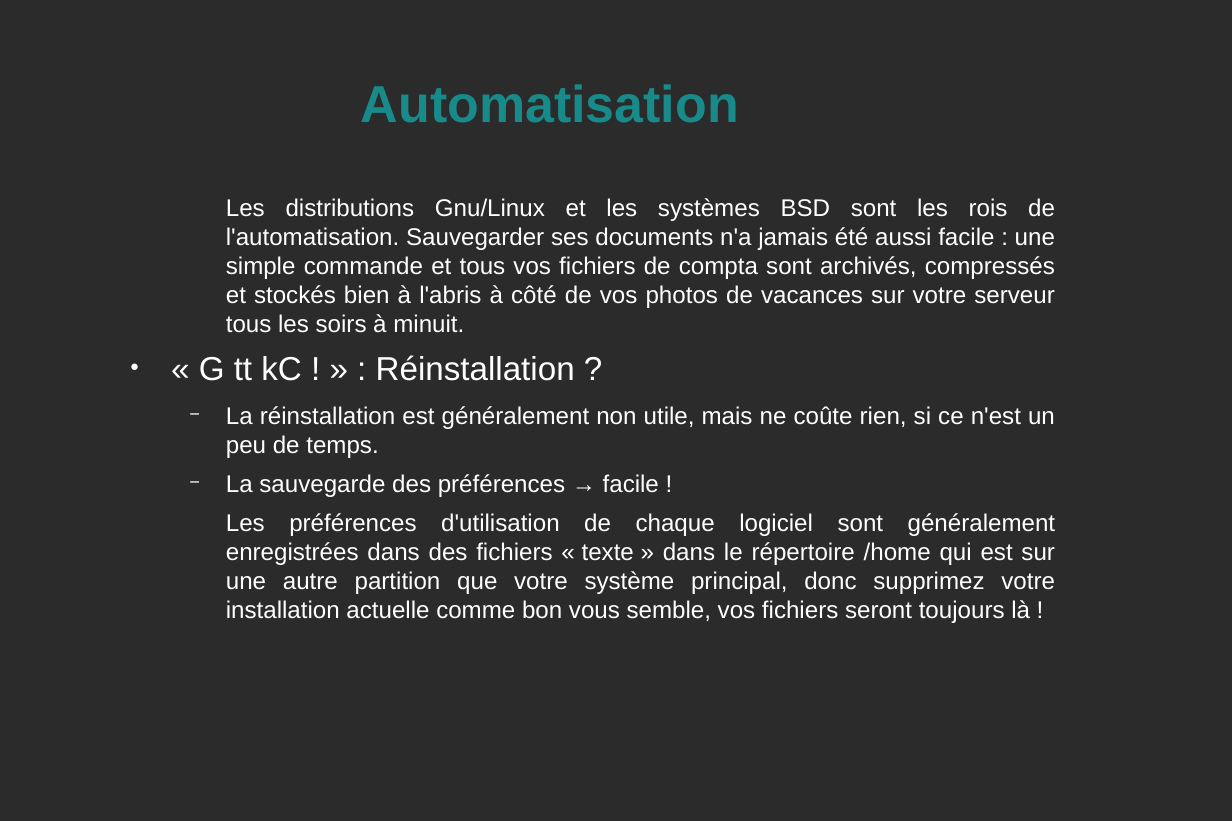
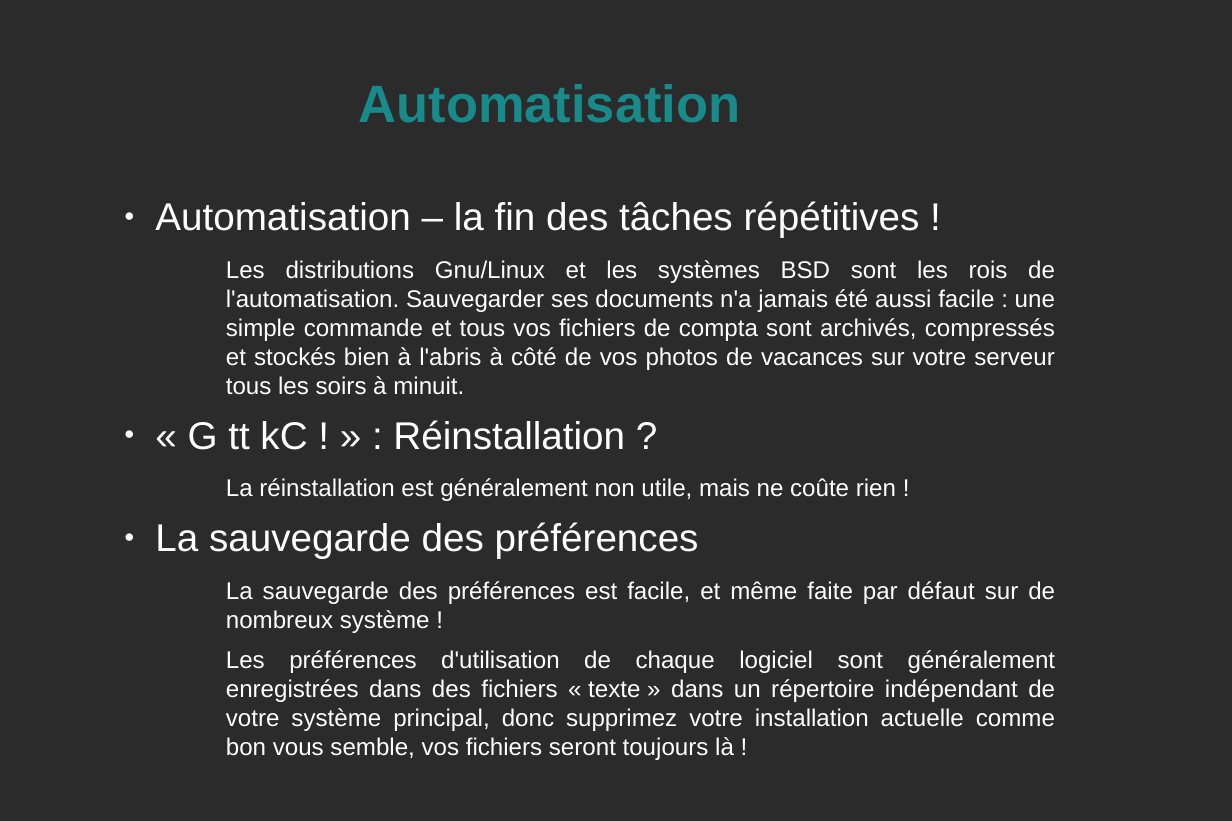
Before and after one commit to KaneRoot/public, a slide deck: slide 6 of licence_s4/com/diaporama_explicite_pas_complet.odp. Drawn at 1232x821 pixels with LibreOffice and Linux fonts; fonts in the diff are those of the drawing; background and template pictures are left out; a plain dark background stands for a picture behind light text. Boxes give left, top, right and bottom in pixels: in the first picture for what was removed or moved away, otherwise in the second. Text is boxed around its words. In the diff, an @@ line names an element or a change of style, - is before the commit and + after.

```diff
--- a/licence_s4/com/diaporama_explicite_pas_complet.odp
+++ b/licence_s4/com/diaporama_explicite_pas_complet.odp
@@ title "Automatisation" at box(359, 84, 741, 123): size 32.3 to 32.6 pt @@
@@ text at box(155, 201, 920, 238): paragraph added @@
+  ● Automatisation – la fin des tâches répétitives !
@@ text at box(188, 260, 1055, 450): size 20.6 to 24 pt in "« G tt kC ! » : ..."; more space between paragraphs; alignment justified to left; indent changed @@
@@ text at box(155, 478, 1056, 760): text changed @@
-    − La réinstallation est généralement non utile, mais ne coûte rien, si ce n'est un peu de temps.
-    − La sauvegarde des préférences → facile !
-    Les préférences d'utilisation de chaque logiciel sont généralement enregistrées dans des fichiers « texte » dans le répertoire /home qui est sur une autre partition que votre système principal, donc supprimez votre installation actuelle comme bon vous semble, vos fichiers seront toujours là !
+    La réinstallation est généralement non utile, mais ne coûte rien !
+  ● La sauvegarde des préférences
+    La sauvegarde des préférences est facile, et même faite par défaut sur de nombreux système !
+    Les préférences d'utilisation de chaque logiciel sont généralement enregistrées dans des fichiers « texte » dans un répertoire indépendant de votre système principal, donc supprimez votre installation actuelle comme bon vous semble, vos fichiers seront toujours là !
```
Also in this commit, not shown: 6 other slides changed, 2 slides added, 1 slide removed.
